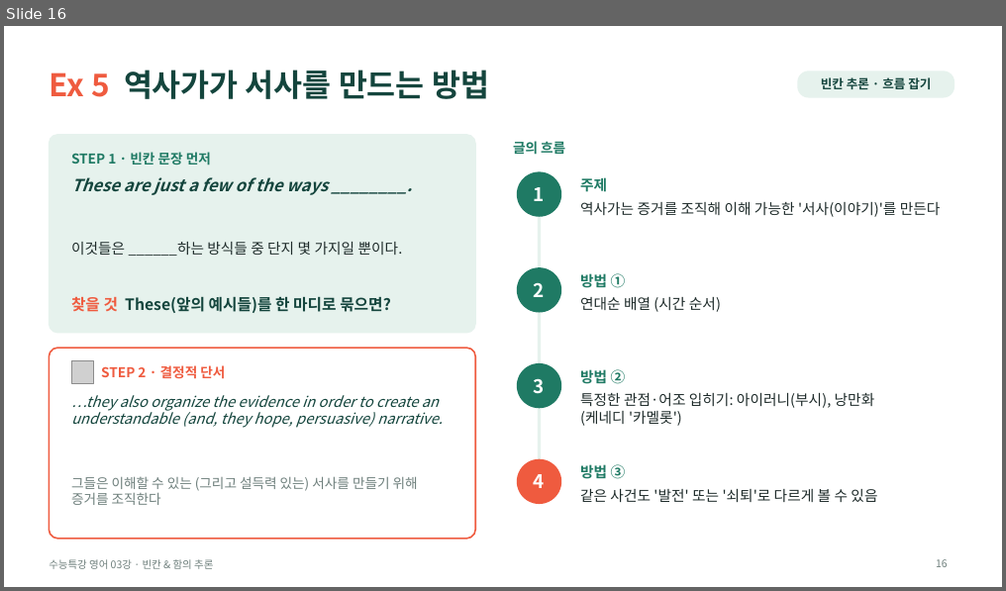
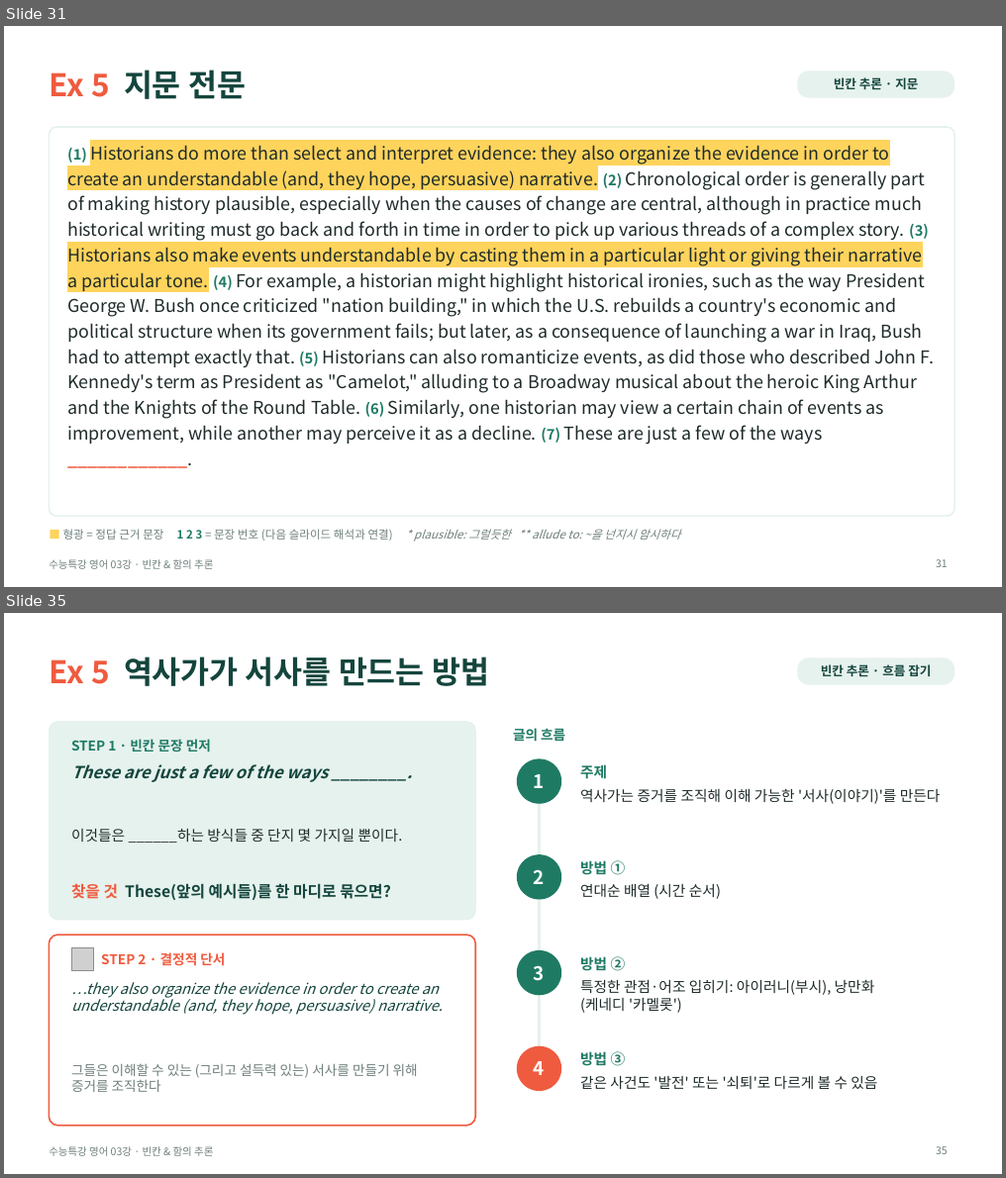
Before and after one commit to HUFSDavid/HUFSDavid, a slide deck: 수능특강_영어_03강_수업PPT.pptx. Shown one above the other, each under a label of ours: slide 16 before the commit, slides 31 and 35 after it; the slides between them are not shown. The pictures are 1006x591 and 1006x1178 pixels, drawn with LibreOffice and Linux fonts; fonts in the diff are those of the drawing; grey boxes stand for pictures. Boxes give left, top, right and bottom in pixels: in the first picture for what was removed or moved away, otherwise in the second. Text is boxed around its words. In the diff, an @@ line names an element or a change of style, - is before the commit and + after.

```diff
--- a/수능특강_영어_03강_수업PPT.pptx
+++ b/수능특강_영어_03강_수업PPT.pptx
@@ slide 31 added at (4,26,1002,587), background #FFFFFF; not listed: 1 template element that a slide beside it also shows @@
@@ title added at (49,70,246,99), 30 pt, text #14453D, bold @@
+Ex 5 지문 전문
@@ rounded rectangle added at (798,71,954,98), fill #E6F2ED, 12 pt, text #14453D, bold @@
+빈칸 추론 · 지문
@@ rounded rectangle added at (49,127,954,516), fill #FFFFFF, outline #E6F2ED 1.5 pt @@
@@ text added at (67,145,934,444), 17 pt, text #1E2B2A @@
+(1) Historians do more than select and interpret evidence: they also organize the evidence in order to create an understandable (and, they hope, persuasive) narrative. (2) Chronological order is generally part of making history plausible, especially when the causes of change are central, although in practice much historical writing must go back and forth in time in order to pick up various threads of a complex story. (3) Historians also make events understandable by casting them in a particular light or giving their narrative a particular tone. (4) For example, a historian might highlight historical ironies, such as the way President George W. Bush once criticized "nation building," in which the U.S. rebuilds a country's economic and political structure when its government fails; but later, as a consequence of launching a war in Iraq, Bush had to attempt exactly that. (5) Historians can also romanticize events, as did those who described John F. Kennedy's term as President as "Camelot," alluding to a Broadway musical about the heroic King Arthur and the Knights of the Round Table. (6) Similarly, one historian may view a certain chain of events as improvement, while another may perceive it as a decline. (7) These are just a few of the ways ____________.
@@ text added at (63,529,681,542), 11 pt, text #6E7F7C, italic @@
+■ 형광 = 정답 근거 문장 1 2 3 = 문장 번호 (다음 슬라이드 해석과 연결) * plausible: 그럴듯한 ** allude to: ~을 넌지시 암시하다
@@ page number added at (936,560,947,568), 10 pt, text #6E7F7C @@
+31
@@ what was slide 16 is now slide 35 @@
@@ page number at (936,1147,947,1155): text changed @@
-16
+35
```
Also in this commit, not shown: 1 slide changed, 43 other slides added.
